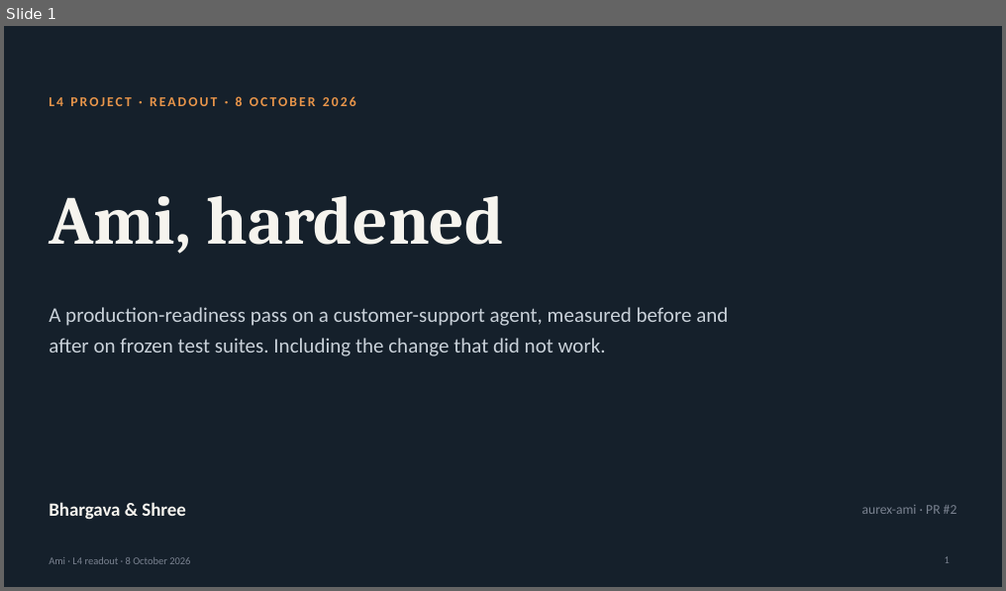
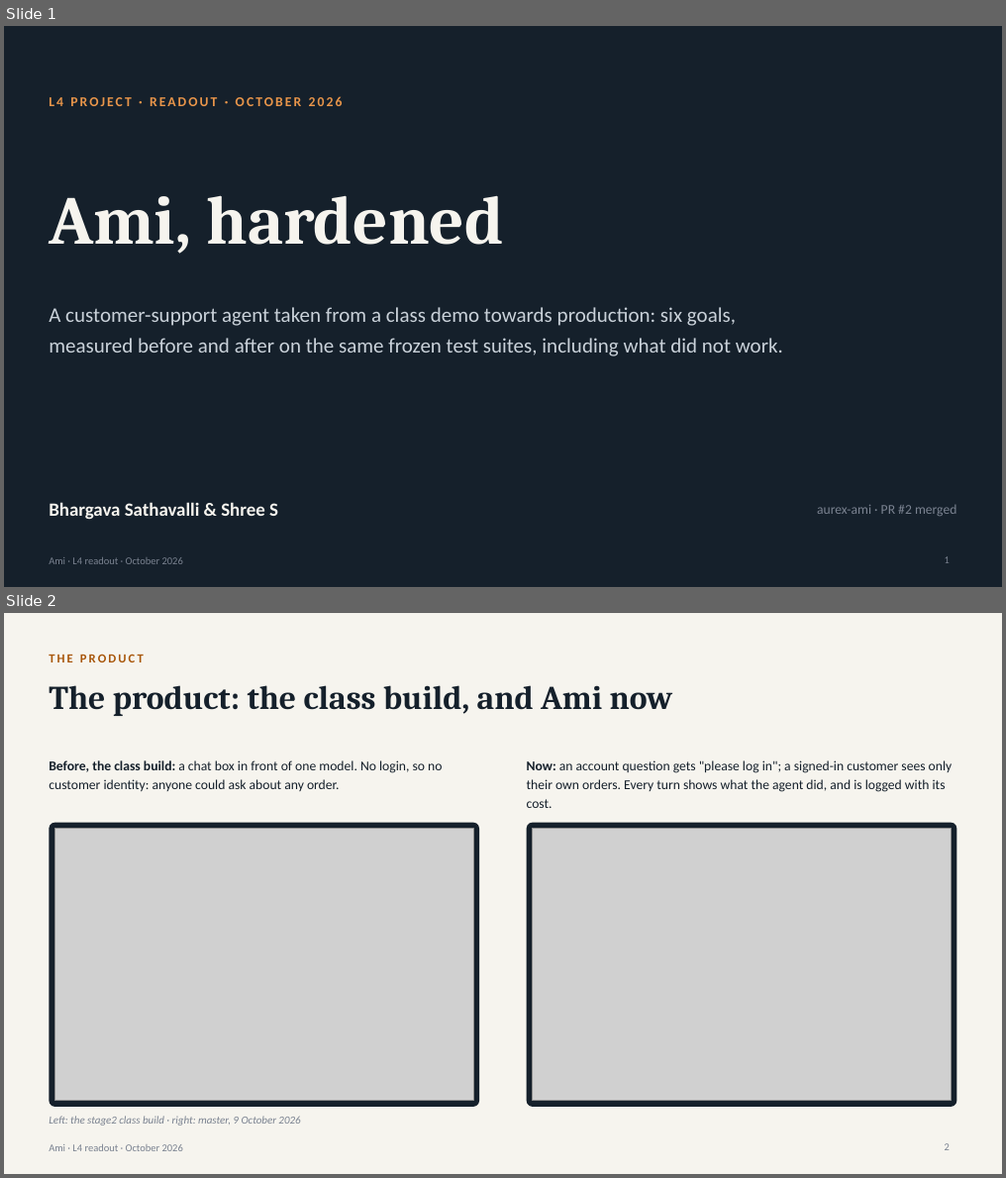
Before and after one commit to shreenathacc22/ami-l4-project, a slide deck: docs/Ami-L4-Readout-Bhargava-Shree-2026-10-08.pptx. Shown one above the other, each under a label of ours: slide 1 before the commit, slides 1 and 2 after it. The pictures are 1006x591 and 1006x1178 pixels, drawn with LibreOffice and Linux fonts; fonts in the diff are those of the drawing; grey boxes stand for pictures. Boxes give left, top, right and bottom in pixels: in the first picture for what was removed or moved away, otherwise in the second. Text is boxed around its words. In the diff, an @@ line names an element or a change of style, - is before the commit and + after.

```diff
--- a/docs/Ami-L4-Readout-Bhargava-Shree-2026-10-08.pptx
+++ b/docs/Ami-L4-Readout-Bhargava-Shree-2026-10-08.pptx
@@ slide 2 added at (4, 613, 1002, 1174), background #F6F4EE; not listed: 1 template element that a slide beside it also shows @@
@@ text added at (49, 654, 144, 663), 12 pt, text #A8560A, bold @@
+THE PRODUCT
@@ title added at (49, 685, 673, 716), 32 pt, text #15202B, bold @@
+The product: the class build, and Ami now
@@ text added at (49, 761, 442, 792), 13 pt, text #15202B @@
+Before, the class build: a chat box in front of one model. No login, so no customer identity: anyone could ask about any order.
@@ text added at (527, 761, 952, 808), 13 pt, text #15202B @@
+Now: an account question gets "please log in"; a signed-in customer sees only their own orders. Every turn shows what the agent did, and is logged with its cost.
@@ rounded rectangle added at (49, 823, 479, 1107), fill #15202B @@
@@ picture added at (54, 829, 473, 1101) @@
@@ rounded rectangle added at (527, 823, 957, 1107), fill #15202B @@
@@ picture added at (533, 829, 951, 1101) @@
@@ text added at (49, 1116, 300, 1126), 10.5 pt, text #7A8290, italic @@
+Left: the stage2 class build · right: master, 9 October 2026
@@ page number added at (944, 1144, 949, 1151), 10 pt, text #7A8290 @@
+2
@@ slide 1 changed as well @@
@@ text at (49, 96, 343, 106): text changed @@
-L4 PROJECT · READOUT · 8 OCTOBER 2026
+L4 PROJECT · READOUT · OCTOBER 2026
@@ text at (49, 307, 783, 357): text changed @@
-A production-readiness pass on a customer-support agent, measured before and after on frozen test suites. Including the change that did not work.
+A customer-support agent taken from a class demo towards production: six goals, measured before and after on the same frozen test suites, including what did not work.
@@ text at (49, 502, 278, 519): text changed @@
-Bhargava & Shree
+Bhargava Sathavalli & Shree S
@@ text at (817, 505, 956, 516): text changed @@
-aurex-ami · PR #2
+aurex-ami · PR #2 merged
@@ text at (49, 558, 183, 565): text changed @@
-Ami · L4 readout · 8 October 2026
+Ami · L4 readout · October 2026
```
Also in this commit, not shown: 7 other slides changed, 2 other slides added, 2 slides removed, 10 other files.
